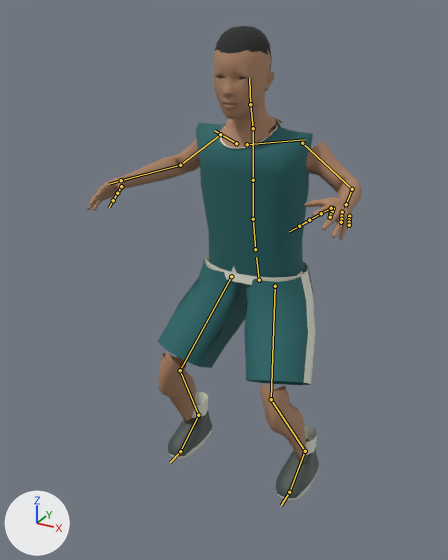
The glTF model apps/web/public/athlete/lab-athlete-tactical.glb as it was, and as the next commit left it.
One viewpoint serves both versions: a 50 mm camera at (0.917, -1.863, 1.709) aimed at (0.017, -0.227, 0.891). Arrows for +X, +Y and +Z are at lower left; the lights stay in place. The first picture is the older version. Both versions are drawn at frame 16 of the action 'defense_ready'; the numbers are the values there. The bones that change, and the others that lie on the model, are drawn over the model as lines.

The first picture shows 'LOD1_athlete'.
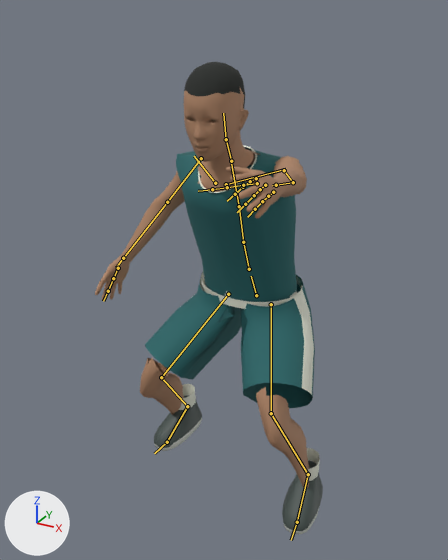
Pixel boxes [x1, y1, x2, y2] of what changed, in the pictures (448 x 560 px):
'LOD1_athlete', posed (17% narrower): before [87, 26, 362, 502]; after [95, 62, 323, 534]
bone 'pelvis', root to tip: before (259, 280) to (256, 257); after (256, 295) to (251, 276)
bone 'spine_01', root to tip: before (255, 249) to (253, 219); after (249, 269) to (243, 242)
bone 'spine_02', root to tip: before (253, 219) to (253, 180); after (243, 242) to (239, 206)
bone 'spine_03', root to tip: before (253, 180) to (253, 131); after (239, 206) to (231, 164)
bone 'upperarm_l', root to tip: before (302, 143) to (352, 189); after (284, 170) to (293, 182)
bone 'lowerarm_l', root to tip: before (352, 189) to (346, 204); after (293, 182) to (276, 185)
bone 'hand_l', root to tip: before (346, 204) to (345, 208); after (276, 185) to (272, 185)
bone 'upperarm_r', root to tip: before (220, 134) to (180, 165); after (201, 158) to (167, 202)
bone 'lowerarm_r', root to tip: before (180, 165) to (121, 180); after (167, 202) to (123, 258)
bone 'hand_r', root to tip: before (121, 180) to (109, 184); after (123, 258) to (116, 267)
bone 'neck_01', root to tip: before (253, 128) to (250, 104); after (231, 161) to (226, 139)
bone 'Head', root to tip: before (250, 104) to (249, 78); after (226, 139) to (223, 113)
bone 'thigh_l', root to tip: before (275, 286) to (271, 399); after (271, 304) to (271, 413)
bone 'calf_l', root to tip: before (271, 399) to (305, 451); after (271, 413) to (308, 474)
bone 'foot_l', root to tip: before (305, 451) to (289, 492); after (308, 474) to (297, 522)
bone 'thigh_r', root to tip: before (231, 276) to (180, 370); after (228, 294) to (161, 377)
bone 'calf_r', root to tip: before (180, 370) to (198, 415); after (161, 377) to (187, 406)
bone 'foot_r', root to tip: before (198, 415) to (180, 451); after (187, 406) to (167, 442)

What the commit changed:
Bone 'pelvis' (bone_pelvis) moves from (0.008, -0.139, 0.023) to (0.012, -0.181, 0.062).
Bone 'pelvis' (bone_pelvis) turns from (0, 0, 0) to (10, -3, 1) degrees about its own x, y and z.
Bone 'spine_01' (bone_spine_01) turns from (5, 0, 0) to (3, 1, -1) degrees about its own x, y and z.
Bone 'spine_02' (bone_spine_02) turns from (0, 0, 0) to (3, 1, -1) degrees about its own x, y and z.
Bone 'spine_03' (bone_spine_03) turns from (0, 1, 0) to (5, 1, -1) degrees about its own x, y and z.
Bone 'upperarm_l' (bone_upperarm_l) turns from (1, 0, -38) to (53, -12, 24) degrees about its own x, y and z.
Bone 'lowerarm_l' (bone_lowerarm_l) turns from (80, -13, 16) to (10, -29, 9) degrees about its own x, y and z.
Bone 'hand_l' (bone_hand_l) turns from (0, 0, 0) to (0, -35, -1) degrees about its own x, y and z.
Bone 'upperarm_r' (bone_upperarm_r) turns from (-2, 1, 36) to (18, -8, 47) degrees about its own x, y and z.
Bone 'lowerarm_r' (bone_lowerarm_r) turns from (76, 8, -11) to (16, 13, 2) degrees about its own x, y and z.
Bone 'hand_r' (bone_hand_r) turns from (0, 0, 0) to (0, 16, 0) degrees about its own x, y and z.
Bone 'neck_01' (bone_neck_01) turns from (0, 0, 0) to (-5, 1, -1) degrees about its own x, y and z.
Bone 'Head' (bone_head) turns from (0, 2, 0) to (-7, 2, -1) degrees about its own x, y and z.
Bone 'thigh_l' (bone_thigh_l) turns from (-32, -4, -13) to (-54, -12, -23) degrees about its own x, y and z.
Bone 'calf_l' (bone_calf_l) turns from (60, -1, 2) to (70, -7, 10) degrees about its own x, y and z.
Bone 'foot_l' (bone_foot_l) turns from (-27, -3, 12) to (-16, -11, 8) degrees about its own x, y and z.
Bone 'thigh_r' (bone_thigh_r) turns from (-32, 4, 15) to (-45, 10, 23) degrees about its own x, y and z.
Bone 'calf_r' (bone_calf_r) turns from (59, 2, -3) to (71, 3, -4) degrees about its own x, y and z.
Bone 'foot_r' (bone_foot_r) turns from (-27, 3, -12) to (-28, 7, -17) degrees about its own x, y and z.
